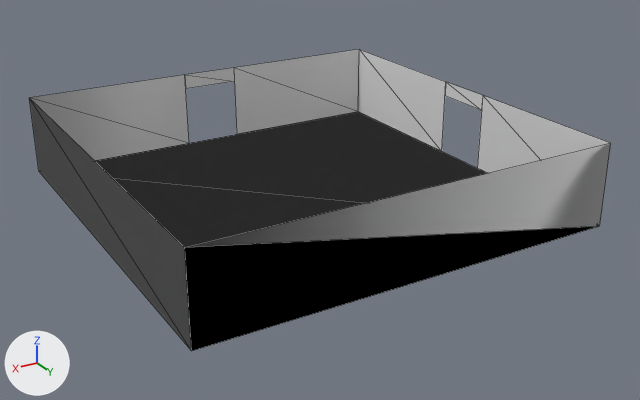
The OBJ model assets/rooms/room_12.obj as it was, and as the next commit left it.
Rendered twice from a 50 mm lens placed at (0.986, 1.743, 0.85), pointed at (-0.024, 0.06, 0.008). Arrows for +X, +Y and +Z are at lower left; the lights stay in place. The picture after the commit comes second. Mesh edges are drawn as thin lines. Where no turn or scale is listed for an object, it has been applied to the vertices. Vertices at exactly the same position are counted once.

Before the edit, the objects in view are built like this:
```python
me_room_12 = bpy.data.meshes.new('room_12')
me_room_12.from_pydata(...)  # 20 vertices, 18 faces; spans x -0.5..0.5, y -0.5..0.5, z 0.0..0.2
# faces by material slot: [2, 16]
me_room_12.materials.append(mat_floor)  # white #e7e7e7
me_room_12.materials.append(mat_interior)  # white #e7e7e7
ob_room_12 = bpy.data.objects.new('room_12', me_room_12)
ob_room_12.location = (0.0, 0.0, 0.0)
```
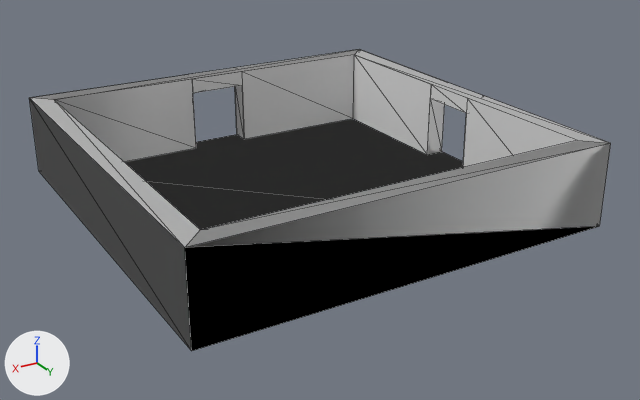
The change in detail:
Material 'exterior' (mat_exterior) is new.
Its base color is (0.8, 0.8, 0.8) (white #e7e7e7).
Its roughness is 1.0.
me_room_12 is used by ob_room_12; location (0.0, 0.0, 0.0).
me_room_12 had 20 vertices, 18 faces and spanned x -0.5..0.5, y -0.5..0.5, z 0.0..0.2.
me_room_12 now has 40 vertices, 54 faces and spans x -0.5..0.5, y -0.5..0.5, z 0.0..0.2.
Part 1, on me_room_12:
20 vertices are added at x -0.45..0.45, y -0.45..0.45, z 0.0..0.2.
28 new faces join them, mat_interior (white #e7e7e7).
8 new faces join them, mat_exterior (white #e7e7e7).
me_room_12 gains material mat_exterior (white #e7e7e7).

Changed parts and their boxes (x1, y1, x2, y2) in the pictures (640 x 400 px):
part 1 of me_room_12, added
    after: (30, 49, 610, 247)
